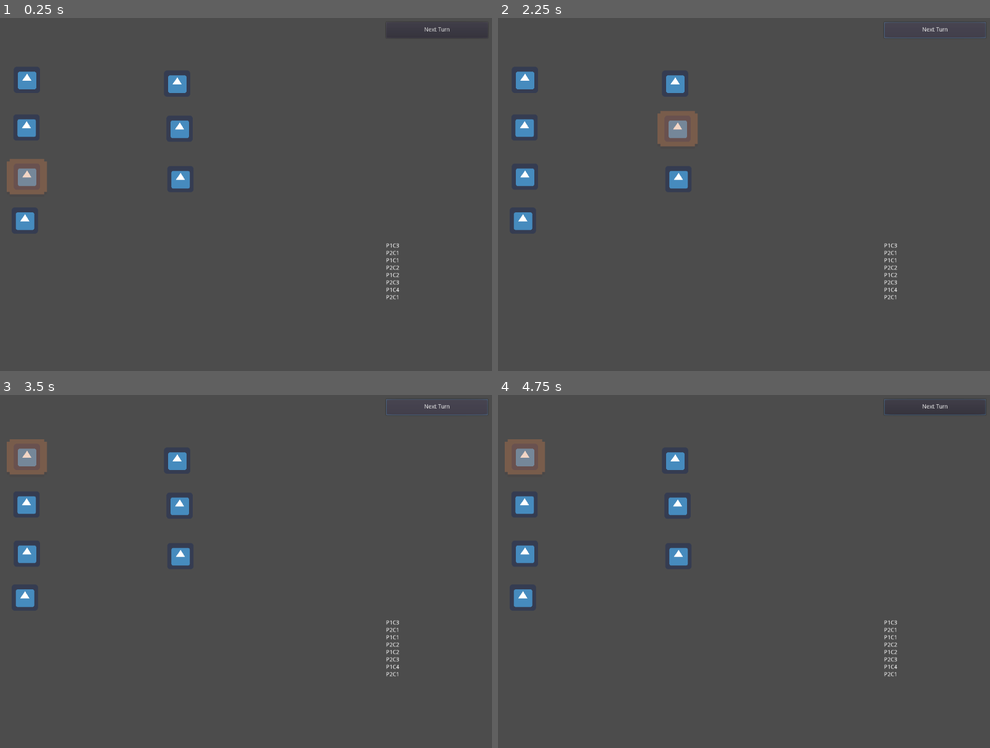
Above: before the commit, frames 1-4 (two rows, left to right).
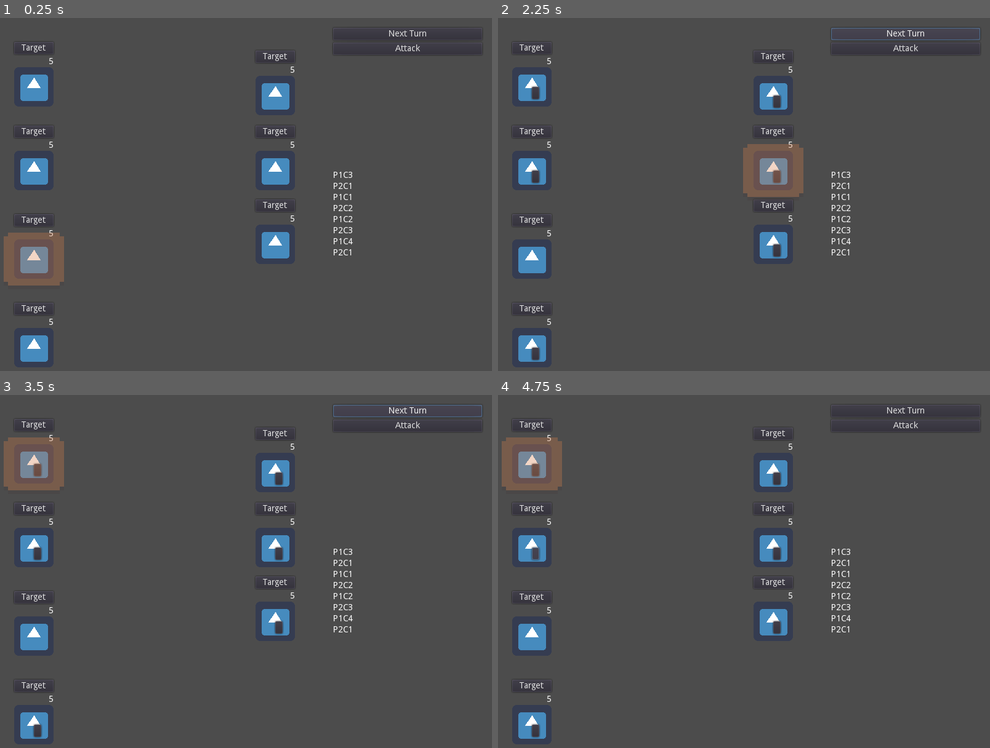
Above: after the commit, the same moments.

Repository: SiTOTG/Magic-Wars
Game: Godot game, scene res://Main.tscn
The game is run twice, just before and just after one commit, with the same random seed, the same clock (stepped at 60 frames per second) and the same inputs. The engine's default icon, where the game draws it, is replaced by a stand-in: a white triangle on a blue panel in a dark square.
Inputs (mouse positions are in pixels of both pictures, inside the frame that each line leads up to):
- Up to frame 1 (0.25 s): no input
- Up to frame 2 (2.25 s): click (906, 49) at 0.5 s, where only the run after the commit has a clickable "Attack"; click (532, 49) at 1.25 s, where only the run after the commit has a clickable "Target"; click "Next Turn" at 2 s
- Up to frame 3 (3.5 s): click "Next Turn" at 2.75 s
- Up to frame 4 (4.75 s): click (537, 469) at 3.52 s; click (537, 553) at 4.27 s

The runs differ from the first frame. In frame 1, 6.6% of the frame differs, in the area x 0-98%, y 2-98%; in frame 2, 6.7%, in the area x 2-100%, y 1-98%; in frame 3, 5.6%; in frame 4, 5.5%.

Commit message:
Wip: add attack capabilities

Diff:
--- a/Character/Character.gd
+++ b/Character/Character.gd
@@ -3,3 +3,5 @@
 
 export (int, 1, 2000) var speed := 1
 export (String) var characterName := "Joao"
+export (int, 1, 10000) var max_hp = 5
+export (int, 0, 100) var damage = 1
--- a/Character/CharacterNode.gd
+++ b/Character/CharacterNode.gd
@@ -4,3 +4,12 @@
 export (Resource) var character = preload("res://Character/Dummy/Dummy.tres") as Character
 
 onready var animation_player = $AnimationPlayer
+onready var hp = character.max_hp setget set_hp
+onready var hp_label = $HP
+
+func set_hp(value):
+	hp = value
+	hp_label.text = str(hp)
+
+func attack(target: CharacterNode):
+	target.hp -= character.damage
--- a/Character/CharacterNode.tscn
+++ b/Character/CharacterNode.tscn
@@ -15,3 +15,18 @@
 
 [node name="AnimationPlayer" type="AnimationPlayer" parent="."]
 anims/Attack = SubResource( 1 )
+
+[node name="HP" type="Label" parent="."]
+margin_left = -32.0
+margin_top = -48.0
+margin_right = 32.0
+margin_bottom = -34.0
+text = "5"
+align = 2
+
+[node name="Target" type="Button" parent="."]
+margin_left = -32.0
+margin_top = -73.0
+margin_right = 32.0
+margin_bottom = -53.0
+text = "Target"
--- a/Character/Dummy/Dummy.tres
+++ b/Character/Dummy/Dummy.tres
@@ -6,3 +6,5 @@
 script = ExtResource( 2 )
 speed = 1
 characterName = "Joao"
+max_hp = 5
+damage = 1
--- a/Main.gd
+++ b/Main.gd
@@ -4,8 +4,21 @@
 # Declare member variables here. Examples:
 # var a = 2
 # var b = "text"
-
+onready var turn_order = $CanvasLayer/TurnOrder
 
 # Called when the node enters the scene tree for the first time.
 func _ready():
 	pass # Replace with function body.
+
+func _on_NextTurn_pressed():
+	turn_order.go_to_next_turn()
+
+func _on_Attack_pressed():
+	for character in get_tree().get_nodes_in_group("Characters"):
+		if character is CharacterNode and character != turn_order.current_turn:
+			var button = Button.new()
+			button.rect_position = character.global_position
+			get_node("CanvasLayer").add_child(button)
+			var target_button: Button = character.get_node("Target")
+			target_button.visible = true
+			target_button.connect("pressed", turn_order.current_turn, "attack", [character])
--- a/Main.tscn
+++ b/Main.tscn
@@ -10,31 +10,51 @@
 script = ExtResource( 5 )
 speed = 1
 characterName = "P1C1"
+max_hp = 5
+damage = 1
 
 [sub_resource type="Resource" id=2]
 script = ExtResource( 5 )
 speed = 1
 characterName = "P1C2"
+max_hp = 5
+damage = 1
+
+[sub_resource type="Resource" id=7]
+resource_local_to_scene = true
+script = ExtResource( 5 )
+speed = 2
+characterName = "P1C3"
+max_hp = 5
+damage = 1
 
 [sub_resource type="Resource" id=3]
 script = ExtResource( 5 )
 speed = 1
 characterName = "P1C4"
+max_hp = 5
+damage = 1
 
 [sub_resource type="Resource" id=4]
 script = ExtResource( 5 )
 speed = 1
 characterName = "P2C1"
+max_hp = 5
+damage = 1
 
 [sub_resource type="Resource" id=5]
 script = ExtResource( 5 )
 speed = 1
 characterName = "P2C2"
+max_hp = 5
+damage = 1
 
 [sub_resource type="Resource" id=6]
 script = ExtResource( 5 )
 speed = 1
 characterName = "P2C3"
+max_hp = 5
+damage = 1
 
 [node name="Main" type="Node2D"]
 script = ExtResource( 2 )
@@ -43,29 +63,56 @@
 
 [node name="TurnOrder" parent="CanvasLayer" instance=ExtResource( 3 )]
 
+[node name="MarginContainer" type="MarginContainer" parent="CanvasLayer"]
+anchor_left = 1.0
+anchor_right = 1.0
+margin_left = -258.0
+margin_top = 16.0
+margin_right = -16.0
+margin_bottom = 208.0
+
+[node name="VBoxContainer" type="VBoxContainer" parent="CanvasLayer/MarginContainer"]
+margin_right = 242.0
+margin_bottom = 192.0
+
+[node name="NextTurn" type="Button" parent="CanvasLayer/MarginContainer/VBoxContainer"]
+margin_right = 242.0
+margin_bottom = 20.0
+text = "Next Turn"
+
+[node name="Attack" type="Button" parent="CanvasLayer/MarginContainer/VBoxContainer"]
+margin_top = 24.0
+margin_right = 242.0
+margin_bottom = 44.0
+text = "Attack"
+
 [node name="CharacterNode1" parent="." groups=["P1 Characters"] instance=ExtResource( 1 )]
-position = Vector2( 67, 151 )
+position = Vector2( 56, 112 )
 character = SubResource( 1 )
 
 [node name="CharacterNode2" parent="." groups=["P1 Characters"] instance=ExtResource( 1 )]
-position = Vector2( 66, 267 )
+position = Vector2( 56, 248 )
 character = SubResource( 2 )
 
 [node name="CharacterNode3" parent="." groups=["P1 Characters"] instance=ExtResource( 4 )]
-position = Vector2( 67, 387 )
+position = Vector2( 56, 392 )
+character = SubResource( 7 )
 
 [node name="CharacterNode4" parent="." groups=["P1 Characters"] instance=ExtResource( 4 )]
-position = Vector2( 62, 494 )
+position = Vector2( 56, 536 )
 character = SubResource( 3 )
 
 [node name="CharacterNode5" parent="." groups=["P2 Characters"] instance=ExtResource( 4 )]
-position = Vector2( 433, 160 )
+position = Vector2( 448, 126 )
 character = SubResource( 4 )
 
 [node name="CharacterNode6" parent="." groups=["P2 Characters"] instance=ExtResource( 4 )]
-position = Vector2( 439, 270 )
+position = Vector2( 448, 248 )
 character = SubResource( 5 )
 
 [node name="CharacterNode7" parent="." groups=["P2 Characters"] instance=ExtResource( 4 )]
-position = Vector2( 441, 393 )
+position = Vector2( 448, 368 )
 character = SubResource( 6 )
+
+[connection signal="pressed" from="CanvasLayer/MarginContainer/VBoxContainer/NextTurn" to="." method="_on_NextTurn_pressed"]
+[connection signal="pressed" from="CanvasLayer/MarginContainer/VBoxContainer/Attack" to="." method="_on_Attack_pressed"]
--- a/World/TurnOrder/TurnOrder.gd
+++ b/World/TurnOrder/TurnOrder.gd
@@ -81,7 +81,7 @@
 	static func sort_speed(a: CharacterNode, b: CharacterNode):
 		return a.character.speed > b.character.speed
 
-func _on_NextTurnButton_pressed():
+func go_to_next_turn():
 	var next_player = get_next_player(get_player(current_turn))
 	var player_dict = Players[next_player]
 	player_dict.CurrentTurn = (player_dict.CurrentTurn + 1) % player_dict.TurnOrder.size()
--- a/World/TurnOrder/TurnOrder.tscn
+++ b/World/TurnOrder/TurnOrder.tscn
@@ -35,22 +35,3 @@
 texture = ExtResource( 2 )
 region_enabled = true
 region_rect = Rect2( 416, 112, 16, 16 )
-
-[node name="ButtonArea" type="MarginContainer" parent="."]
-anchor_left = 1.0
-anchor_right = 1.0
-margin_left = -258.0
-margin_top = 10.0
-margin_right = -10.0
-margin_bottom = 49.0
-
-[node name="ReferenceRect" type="ReferenceRect" parent="ButtonArea"]
-margin_right = 248.0
-margin_bottom = 39.0
-
-[node name="NextTurnButton" type="Button" parent="ButtonArea"]
-margin_right = 248.0
-margin_bottom = 39.0
-text = "Next Turn"
-
-[connection signal="pressed" from="ButtonArea/NextTurnButton" to="." method="_on_NextTurnButton_pressed"]
--- a/project.godot
+++ b/project.godot
@@ -35,6 +35,8 @@
 window/size/width=800
 window/size/test_width=1200
 window/size/test_height=900
+window/stretch/mode="2d"
+window/stretch/aspect="keep"
 
 [importer_defaults]
 
Not shown: 1 places in Main.tscn that only renumber resources
